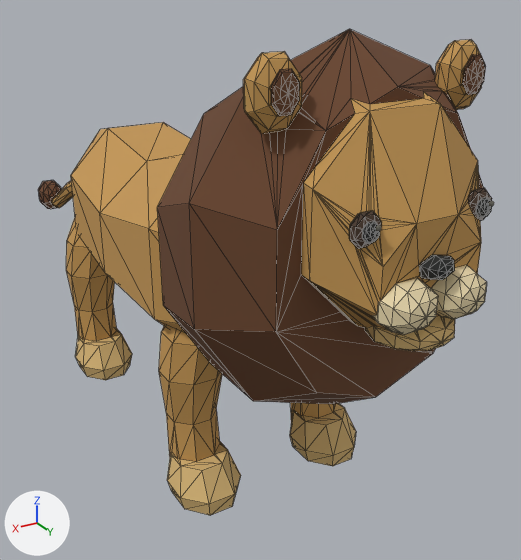
The glTF model public/models/safari/Lion.gltf: old version first, new version second.
The view is the same before and after, from a 50 mm camera at (3.53, 7.5, 5.31) aimed at (-0.57, 0.67, 1.89). Arrows for +X, +Y and +Z are at lower left; the lights stay in place. The first picture is the older version. Mesh edges are drawn as thin lines. Vertices at exactly the same position are counted once.

The scene before the commit, as lines of its bpy script (objects in view):
```python
me_lionskin = bpy.data.meshes.new('LionSkin')
me_lionskin.from_pydata(...)  # 1310 vertices, 2592 faces; spans x -1.38..1.38, y -4.19..4.25, z 0.1..4.9
me_lionskin.materials.append(mat_safarivertexcolors)
ob_animalskin = bpy.data.objects.new('AnimalSkin', me_lionskin)
ob_animalskin.location = (0.0, 0.0, 0.0)
```
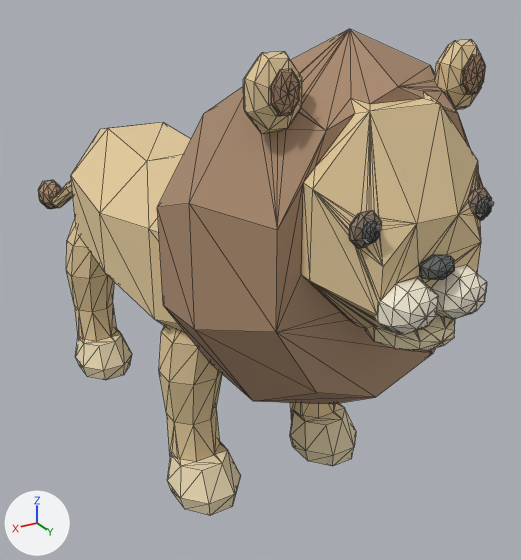
Changed parts and their boxes (x1, y1, x2, y2) in the pictures (521 x 560 px):
part 1 of me_lionskin, recoloured (orange to beige)
    both: (51, 40, 482, 462)
part 2 of me_lionskin, recoloured (brown to beige)
    both: (38, 29, 492, 404)
part 3 of me_lionskin, recoloured
    both: (76, 201, 494, 515)
part 4 of me_lionskin, recoloured
    both: (362, 197, 492, 280)

The change in detail:
me_lionskin has 1310 vertices, 2592 faces and spans x -1.38..1.38, y -4.19..4.25, z 0.1..4.9.
me_lionskin is used by ob_animalskin; location (0.0, 0.0, 0.0).
me_lionskin part 1: 992 faces centred in x -1.11..1.11, y -3.67..4.03, z 0.16..4.79 are repainted in the vertex colours; the middle colour goes from orange #c49754 to beige #e3ca9b.
me_lionskin part 2: 620 faces centred in x -1.33..1.33, y -4.19..3.94, z 1.61..4.7 are repainted in the vertex colours; the middle colour goes from brown #6a442a to beige #ad8d71.
me_lionskin part 3: 714 faces centred in x -1.13..1.13, y -1.8..4.25, z 0.1..3.74 are repainted in the vertex colours; the middle colour goes from beige #d8b677 to beige #eddcb6.
me_lionskin part 4: 266 faces centred in x -0.6..0.6, y 3.94..4.17, z 3.28..3.76 are repainted in the vertex colours; the middle colour goes from black #202221 to dark grey #636665.
